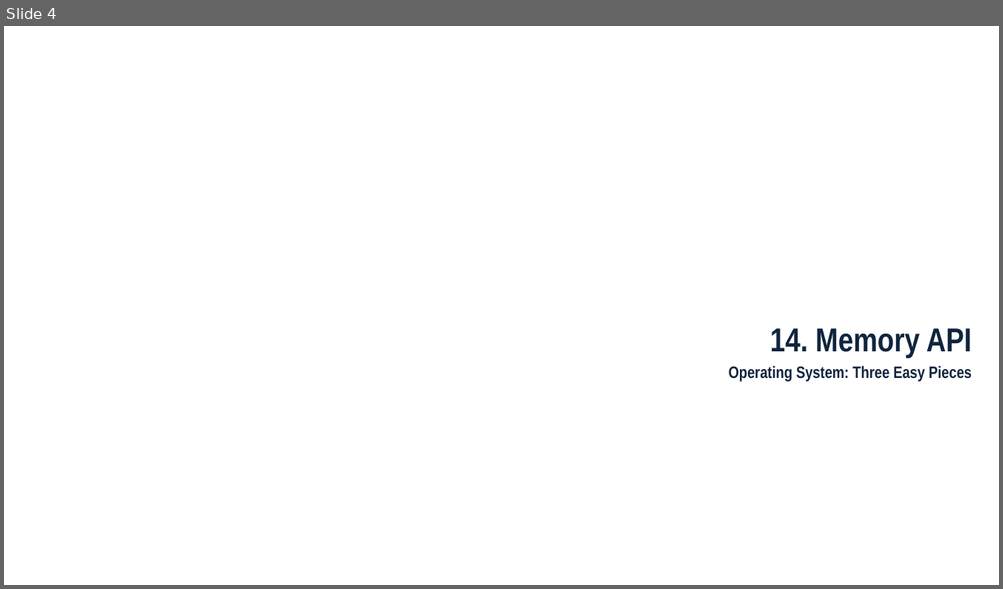
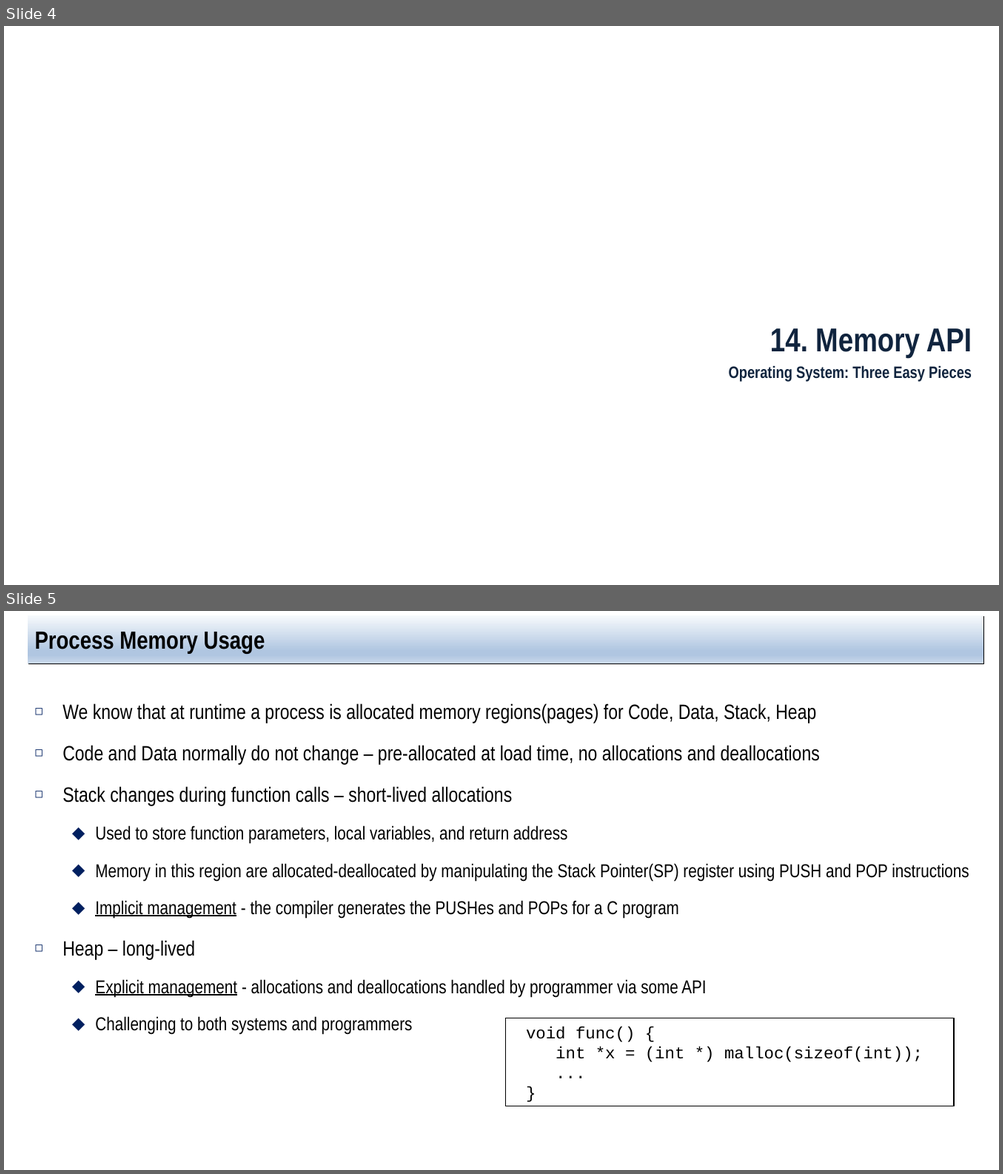
Before and after one commit to jachermocilla/extra-course-materials, a slide deck: cmsc125/ostep/slides/01.Virtualization/14.Memory_API.pptx. Shown one above the other, each under a label of ours: slide 4 before the commit, slides 4 and 5 after it. The pictures are 1003x589 and 1003x1174 pixels, drawn with LibreOffice and Linux fonts; fonts in the diff are those of the drawing. Boxes give left, top, right and bottom in pixels: in the first picture for what was removed or moved away, otherwise in the second. Text is boxed around its words. In the diff, an @@ line names an element or a change of style, - is before the commit and + after.

```diff
--- a/cmsc125/ostep/slides/01.Virtualization/14.Memory_API.pptx
+++ b/cmsc125/ostep/slides/01.Virtualization/14.Memory_API.pptx
@@ slide 5 added at (4, 611, 999, 1170), background #FFFFFF @@
@@ title added at (27, 615, 983, 664), fill gradient #F6F9FC to #B0C6E1 to #CAD9EB, 24 pt, text #000000, bold @@
+Process Memory Usage
@@ text added at (62, 703, 968, 1035), 18 pt, text #000000 @@
+◻ We know that at runtime a process is allocated memory regions(pages) for Code, Data, Stack, Heap
+◻ Code and Data normally do not change – pre-allocated at load time, no allocations and deallocations
+◻ Stack changes during function calls – short-lived allocations
+  ⬥ Used to store function parameters, local variables, and return address
+  ⬥ Memory in this region are allocated-deallocated by manipulating the Stack Pointer(SP) register using PUSH and POP instructions
+  ⬥ Implicit management - the compiler generates the PUSHes and POPs for a C program
+◻ Heap – long-lived
+  ⬥ Explicit management - allocations and deallocations handled by programmer via some API
+  ⬥ Challenging to both systems and programmers
@@ rectangle added at (506, 1019, 954, 1106), fill #FFFFFF, outline #000000 1 pt, 16 pt, text #000000 @@
+void func() {
+int *x = (int *) malloc(sizeof(int));
+...
+}
```
Also in this commit, not shown: 15 slides changed, 2 other slides added, 1 other file.
